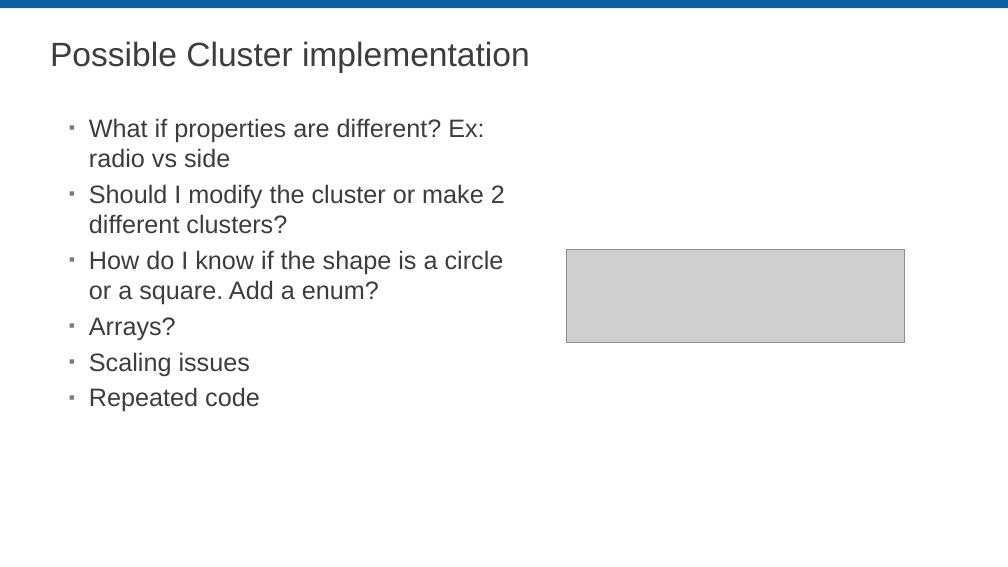
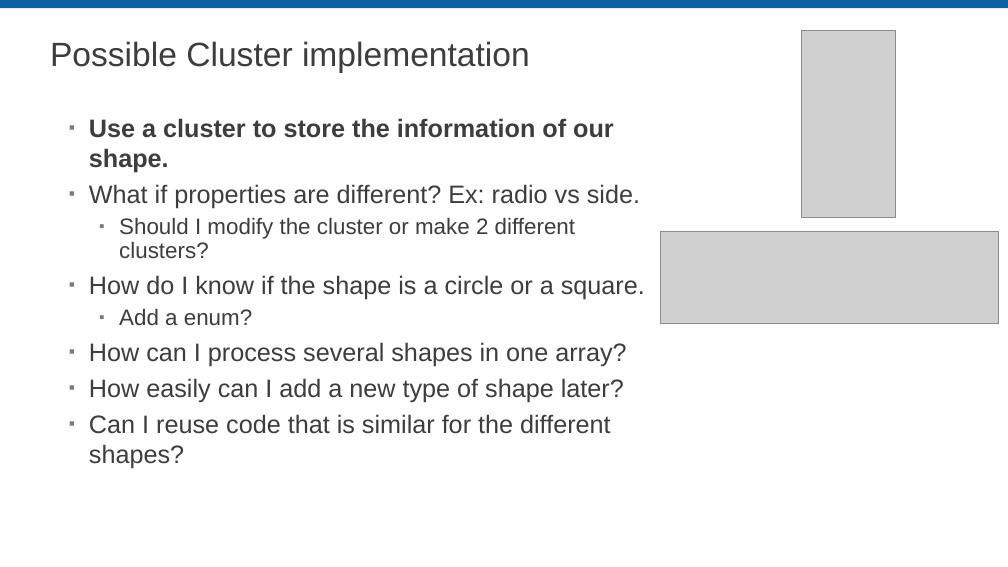
Before and after one commit to LabVIEW-DCAF/Documentation, a slide deck: slide 25 of Trunk/Getting Started Material/DCAF Training/2 Demystifying LabVIEW Object Oriented.pptx (slide 18 before the commit). Drawn at 1008x567 pixels with LibreOffice and Linux fonts; fonts in the diff are those of the drawing; grey boxes stand for pictures; background and template pictures are left out. Boxes give left, top, right and bottom in pixels: in the first picture for what was removed or moved away, otherwise in the second. Text is boxed around its words. In the diff, an @@ line names an element or a change of style, - is before the commit and + after.

```diff
--- a/Trunk/Getting Started Material/DCAF Training/2 Demystifying LabVIEW Object Oriented.pptx
+++ b/Trunk/Getting Started Material/DCAF Training/2 Demystifying LabVIEW Object Oriented.pptx
@@ picture added at bbox=[802, 30, 895, 218] @@
@@ text at bbox=[89, 118, 640, 208]: text changed @@
-▪ What if properties are different? Ex: radio vs side
+▪ Use a cluster to store the information of our shape.
+▪ What if properties are different? Ex: radio vs side.
@@ text at bbox=[119, 218, 575, 259]: size 24 to 21.3 pt in "Should I modify the cluster or make ..."; list level 1 to 2 in "Should I modify the cluster ..."; line spacing 1 to 0.9 @@
@@ picture: place and size @@
-picture at bbox=[566, 250, 904, 343]
+picture at bbox=[660, 231, 998, 324]
@@ text at bbox=[89, 275, 645, 469]: text changed @@
-▪ How do I know if the shape is a circle or a square. Add a enum?
-▪ Arrays?
-▪ Scaling issues
-▪ Repeated code
+▪ How do I know if the shape is a circle or a square.
+  ▪ Add a enum?
+▪ How can I process several shapes in one array?
+▪ How easily can I add a new type of shape later?
+▪ Can I reuse code that is similar for the different shapes?
```
Also in this commit, not shown: 8 other slides changed, 18 slides added, 1 slide removed.
